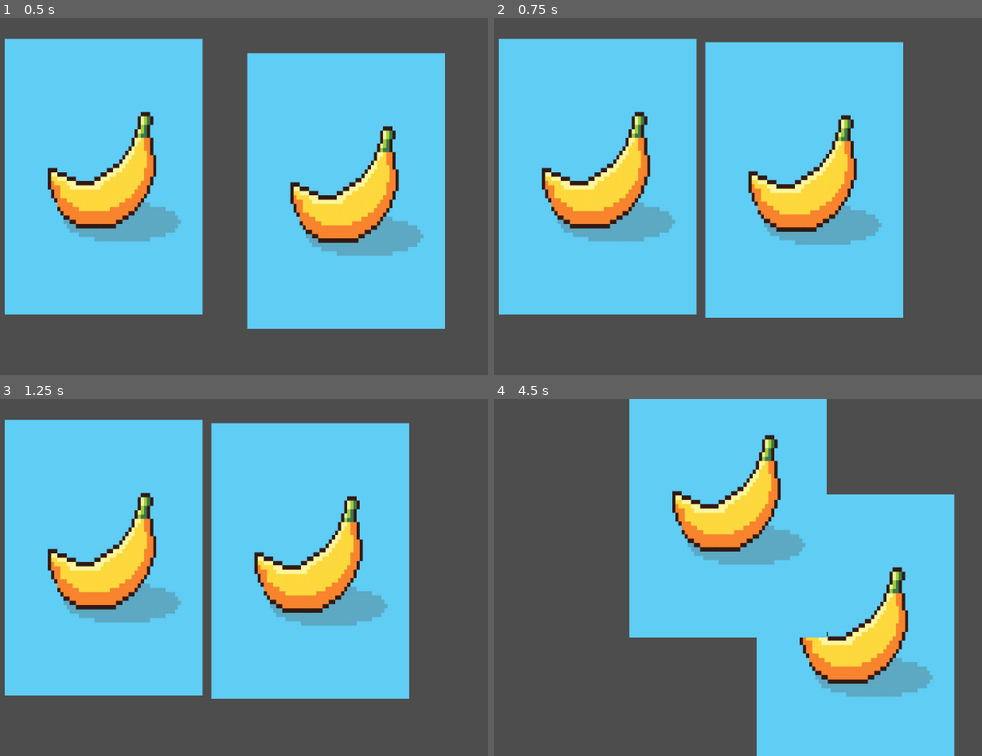
Above: before the commit, frames 1-4 (two rows, left to right).
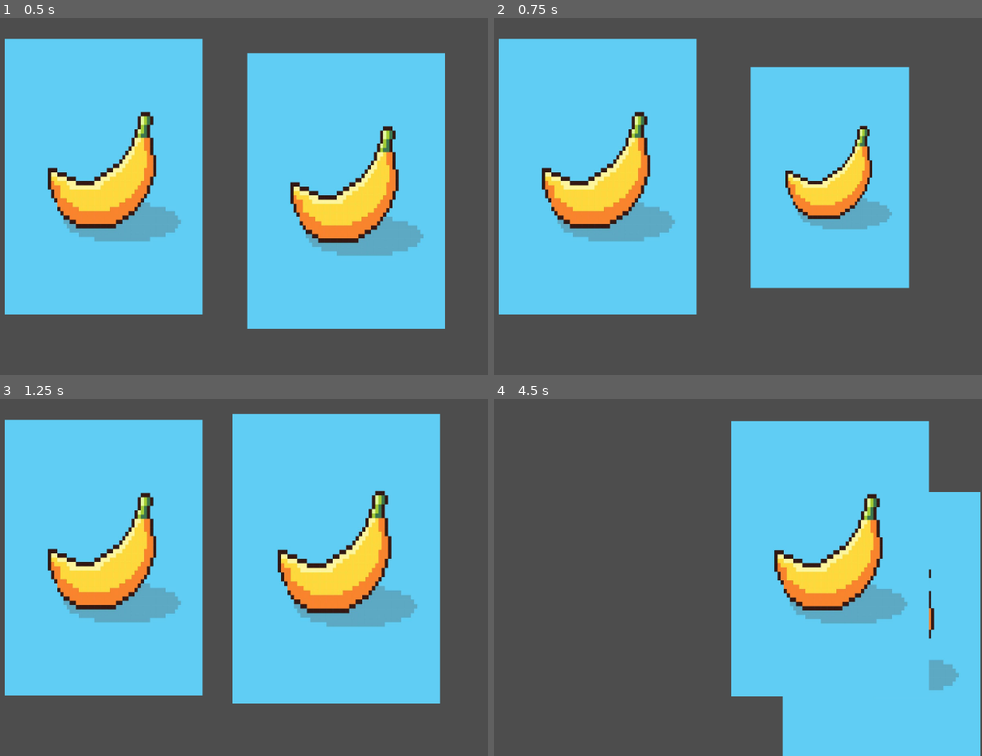
Above: after the commit, the same moments.

Repository: brianyangidea/Smorgascard-The-Game
Game: Godot game, scene res://scenes/main.tscn
Same seed, same stepped clock (60 frames per second), same inputs: the game is played once before the commit and once after it.
Inputs (mouse positions are in pixels of both pictures, inside the frame that each line leads up to):
- Up to frame 1 (0.5 s): no input
- Up to frame 2 (0.75 s): tap Enter at 0.5 s; move the mouse to (806, 178) at 0.52 s; click (806, 178) at 0.67 s
- Up to frame 3 (1.25 s): no input
- Up to frame 4 (4.5 s): tap Space at 1.25, 3.5 s; drag from (537, 595) to (806, 559) at 1.27 s; move the mouse to (728, 498) at 2.02 s; click (728, 498) at 2.17 s; tap Enter at 2.75, 4.25 s; drag from (630, 648) to (728, 498) at 2.77 s; move the mouse to (855, 631) at 3.52 s; click (855, 631) at 3.67 s; drag from (outside the picture) to (567, 488) at 4.27 s

Frame 1 is identical in both runs. In frame 2, 18% of the frame differs, in the area x 43-86%, y 6-84%; in frame 3, 16%; in frame 4, 38%, in the area x 27-100%, y 0-100%.
Error after the commit: Invalid assignment of property or key 'scale' with value of type 'Vector2' on a base object of type 'Nil'. (res://scripts/card_manager.gd:38)

Commit message:
Added card dragging and hover effects

Diff:
--- a/Smorgascard - The Card Game With Everything/smorgascard/scenes/card.tscn
+++ b/Smorgascard - The Card Game With Everything/smorgascard/scenes/card.tscn
@@ -1,12 +1,13 @@
 [gd_scene format=3 uid="uid://cefy8607j1e4g"]
 
+[ext_resource type="Script" uid="uid://cof72npggniga" path="res://scripts/card.gd" id="1_6u4wf"]
 [ext_resource type="Texture2D" uid="uid://ctospdchoowq8" path="res://assets/banana.jpg" id="1_d81rb"]
 
 [sub_resource type="RectangleShape2D" id="RectangleShape2D_o5qli"]
 size = Vector2(358.5, 500.5)
 
 [node name="card" type="Node2D" unique_id=751709746]
-position = Vector2(572, 308)
+script = ExtResource("1_6u4wf")
 
 [node name="cardimage" type="Sprite2D" parent="." unique_id=406842644]
 position = Vector2(1, 2.000061)
@@ -19,3 +20,6 @@
 [node name="CollisionShape2D" type="CollisionShape2D" parent="Area2D" unique_id=705092062]
 position = Vector2(-344, -41)
 shape = SubResource("RectangleShape2D_o5qli")
+
+[connection signal="mouse_entered" from="Area2D" to="." method="_on_area_2d_mouse_entered"]
+[connection signal="mouse_exited" from="Area2D" to="." method="_on_area_2d_mouse_exited"]
--- a/Smorgascard - The Card Game With Everything/smorgascard/scenes/main.tscn
+++ b/Smorgascard - The Card Game With Everything/smorgascard/scenes/main.tscn
@@ -9,8 +9,8 @@
 position = Vector2(47, -4)
 script = ExtResource("1_0wfyh")
 
-[node name="playingcard_banana" parent="." unique_id=751709746 instance=ExtResource("1_o5qli")]
-position = Vector2(455, 286)
+[node name="playingcard_banana" parent="card_manager" unique_id=751709746 instance=ExtResource("1_o5qli")]
+position = Vector2(408, 290)
 
-[node name="playingcard_apricot" parent="." unique_id=1575834116 instance=ExtResource("1_o5qli")]
-position = Vector2(894, 312)
+[node name="playingcard_apricot" parent="card_manager" unique_id=1575834116 instance=ExtResource("1_o5qli")]
+position = Vector2(847, 316)
--- /dev/null
+++ b/Smorgascard - The Card Game With Everything/smorgascard/scripts/card.gd
@@ -0,0 +1,23 @@
+extends Node2D
+
+signal hovered
+signal hovered_off
+
+# Called when the node enters the scene tree for the first time.
+func _ready() -> void:
+	#All cards must be a CHILD of card_manager or else ERRORS GALORE
+	get_parent().connect_card_signals(self)
+
+
+# Called every frame. 'delta' is the elapsed time since the previous frame.
+func _process(_delta: float) -> void:
+	pass
+
+
+
+func _on_area_2d_mouse_entered() -> void:
+	emit_signal("hovered", self)
+
+
+func _on_area_2d_mouse_exited() -> void:
+	emit_signal("hovered_off", self)
--- a/Smorgascard - The Card Game With Everything/smorgascard/scripts/card_manager.gd
+++ b/Smorgascard - The Card Game With Everything/smorgascard/scripts/card_manager.gd
@@ -4,6 +4,7 @@
 
 var card_being_dragged
 var screen_size
+var is_hovering_on_card
 
 
 func _ready() -> void:
@@ -23,9 +24,51 @@
 		if event.pressed:
 			var card = check_for_card()
 			if card:
-				card_being_dragged = card
+				start_drag(card)
 		else:
-			card_being_dragged = null
+			finish_drag()
+
+
+func start_drag(card):
+	card_being_dragged = card
+	card.scale = Vector2(0.8, 0.8)
+
+
+func finish_drag():
+	card_being_dragged.scale = Vector2(1.05, 1.05)
+	card_being_dragged = null
+
+
+#Connects the card_hovvered_over and card_hovvered_off functions to each card
+func connect_card_signals(card):
+	card.connect("hovered", card_hovvered_over)
+	card.connect("hovered_off", card_hovvered_off)
+
+#Called when card is hovered over
+func card_hovvered_over(card):
+	if !is_hovering_on_card:
+		is_hovering_on_card = true
+		highlight_card(card, true)
+
+#Called when card is hovered off
+func card_hovvered_off(card):
+	if !card_being_dragged:
+		highlight_card(card, false)
+		#Check if we hovered straight from one card to another
+		var new_card_hovered = check_for_card()
+		if new_card_hovered and new_card_hovered != card:
+			highlight_card(new_card_hovered, true)
+		else:
+			is_hovering_on_card = false
+
+#Handles the highlighting of each card
+func highlight_card(card, hovered_status):
+	if hovered_status:
+		card.scale = Vector2(1.05, 1.05)
+		card.z_index = 2
+	else:
+		card.scale = Vector2(1, 1)
+		card.z_index = 1
 
 #This function checks where the mouse is clicking.
 #It returns the card being interacted with if it is over a card
@@ -38,5 +81,18 @@
 	parameters.collision_mask = COLLISION_MASK_CARD
 	var result = space_state.intersect_point(parameters)
 	if result.size() > 0:
-		return result[0].collider.get_parent()
+		return get_card_with_highest_z_index(result)
 	return null
+
+func get_card_with_highest_z_index(cards):
+	#Assume first card has highest z index
+	var highest_z_card = cards[0].collider.get_parent()
+	var highest_z_index = highest_z_card.z_index
+
+	#Loop through the rest of the cards to look for the highest z index (aka layer)
+	for i in range(1, cards.size()):
+		var current_card = cards[i].collider.get_parent()
+		if current_card.z_index > highest_z_index:
+			highest_z_card = current_card
+			highest_z_index = current_card.z_index
+	return highest_z_card
Not shown, added: Smorgascard - The Card Game With Everything/smorgascard/scripts/card.gd.uid
